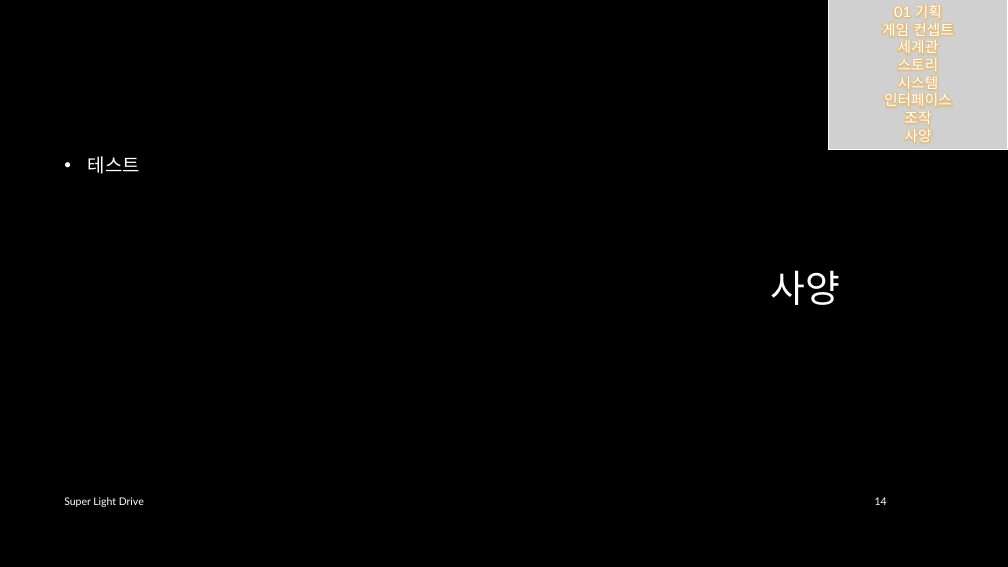
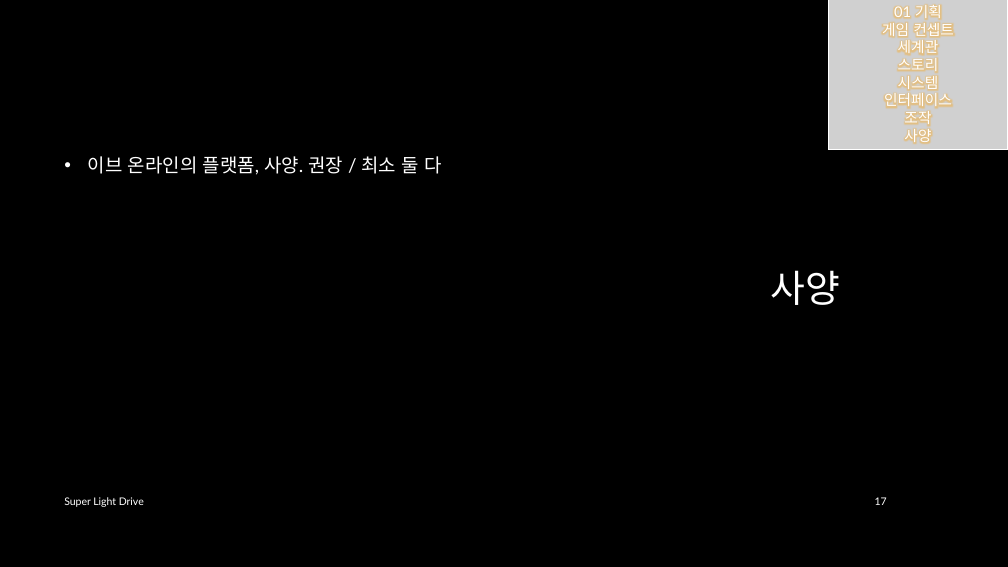
Before and after one commit to iconstudio/2017-Platformer, a slide deck: slide 17 of slides/SuperLightDrive_20171228.pptx (slide 14 before the commit). Drawn at 1008x567 pixels with LibreOffice and Linux fonts; fonts in the diff are those of the drawing; grey boxes stand for pictures; background and template pictures are left out. Boxes give left, top, right and bottom in pixels: in the first picture for what was removed or moved away, otherwise in the second. Text is boxed around its words. In the diff, an @@ line names an element or a change of style, - is before the commit and + after.

```diff
--- a/slides/SuperLightDrive_20171228.pptx
+++ b/slides/SuperLightDrive_20171228.pptx
@@ text at (88,156,441,175): text changed @@
-• 테스트
+• 이브 온라인의 플랫폼, 사양. 권장 / 최소 둘 다
@@ page number at (875,497,887,505): text changed @@
-14
+17
```
Also in this commit, not shown: 15 other slides changed, 5 slides added, 3 other files.
